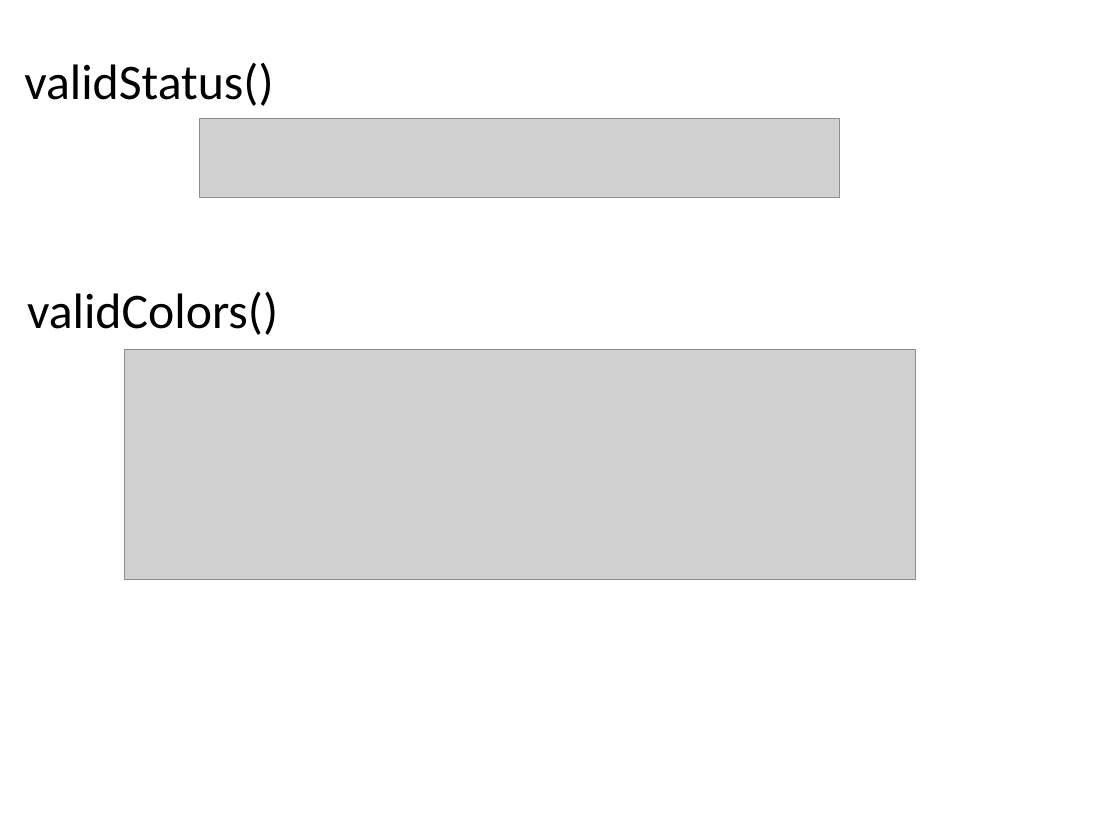
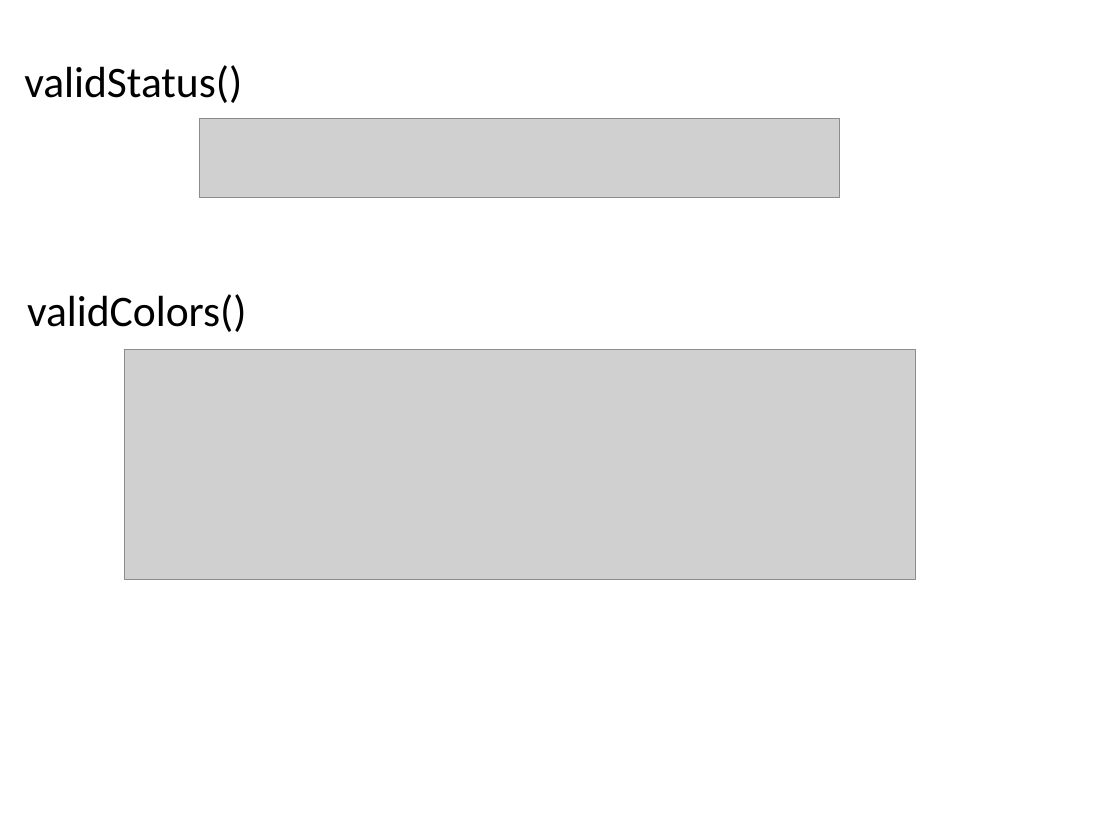
Before and after one commit to vburguete/taller_shiny, a slide deck: slide 12 of documentation/Shiny.pptx. Drawn at 1120x840 pixels with LibreOffice and Linux fonts; fonts in the diff are those of the drawing; grey boxes stand for pictures. Boxes give left, top, right and bottom in pixels: in the first picture for what was removed or moved away, otherwise in the second. Text is boxed around its words. In the diff, an @@ line names an element or a change of style, - is before the commit and + after.

```diff
--- a/documentation/Shiny.pptx
+++ b/documentation/Shiny.pptx
@@ text "validStatus()" at (24, 65, 242, 103): size 32 to 28 pt @@
@@ text "validColors()" at (27, 294, 246, 332): size 32 to 28 pt @@
```
Also in this commit, not shown: 9 other slides changed, 5 slides added, 1 slide removed.
